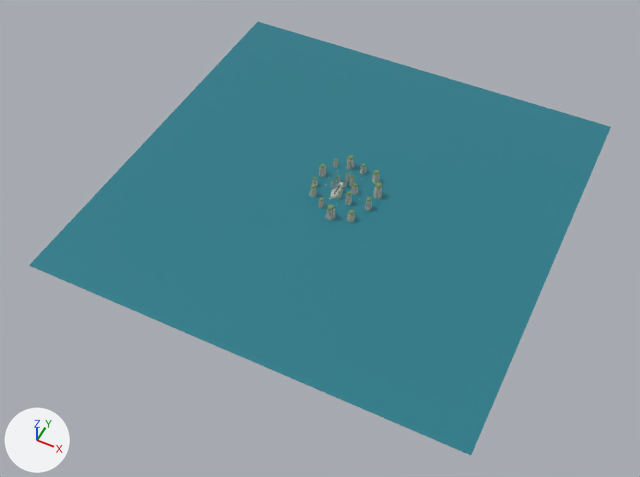
One commit to the OBJ model Assets/StreamingAssets/Maps/karst_coast.obj: the scene before it, then after it.
One viewpoint serves both versions: a 50 mm camera at (3681.0, -7948.0, 8725.0) aimed at (40.0, -664.0, -380.0). Lighting does not change. The marker at lower left points along +X, +Y and +Z. The older version comes first. Where no turn or scale is listed for an object, it has been applied to the vertices.

Objects in the first picture: 'Sea_surface_Cube.001' and 14 more.
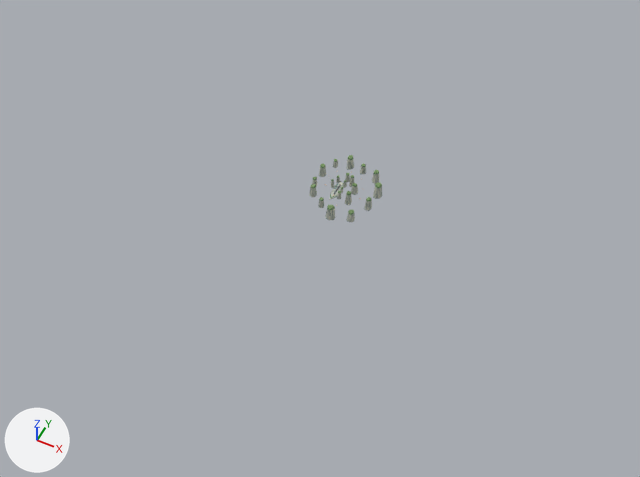
The newer file is also rescaled (x1.5) as a whole; pictures and numbers use the older file's frame.

What the commit changed:
Object 'Sea_surface_Cube.001' (ob_sea_surface_cube_001) is deleted.

Changed parts and their boxes (x1, y1, x2, y2) in the pictures (640 x 477 px):
'Sea_surface_Cube.001', deleted (cyan)
    before: (29, 22, 611, 455)
